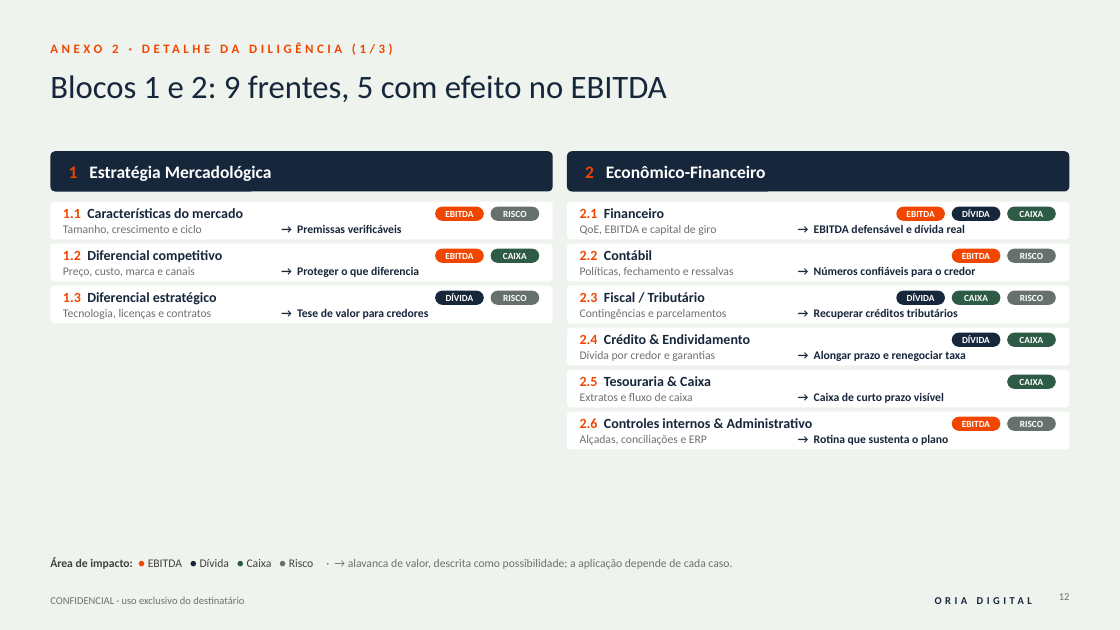
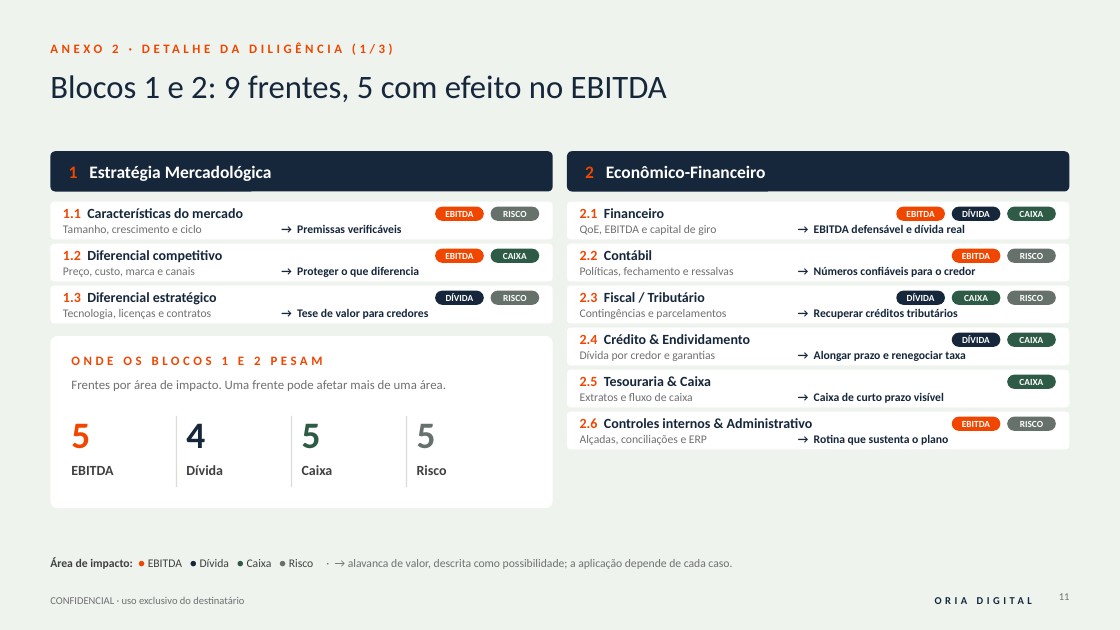
Before and after one commit to rodrigovaroto-wq/Oria-Digital, a slide deck: slide 11 of Apresentações/Business Plan Oria Digital/1_entrega/Business_Plan_Oria_Digital_v3.pptx (slide 12 before the commit). Drawn at 1120x630 pixels with LibreOffice and Linux fonts; fonts in the diff are those of the drawing. Boxes give left, top, right and bottom in pixels: in the first picture for what was removed or moved away, otherwise in the second. Text is boxed around its words. In the diff, an @@ line names an element or a change of style, - is before the commit and + after.

```diff
--- a/Apresentações/Business Plan Oria Digital/1_entrega/Business_Plan_Oria_Digital_v3.pptx
+++ b/Apresentações/Business Plan Oria Digital/1_entrega/Business_Plan_Oria_Digital_v3.pptx
@@ rounded rectangle added at bbox=[50, 336, 553, 508], fill #FFFFFF @@
@@ text added at bbox=[71, 356, 323, 365], 11 pt, text #F04600, bold @@
+ONDE OS BLOCOS 1 E 2 PESAM
@@ text added at bbox=[71, 380, 446, 391], 11 pt, text #707070 @@
+Frentes por área de impacto. Uma frente pode afetar mais de uma área.
@@ line added from (176, 416) to (176, 487), #D6DED6 1 pt @@
@@ line added from (292, 416) to (292, 487), #D6DED6 1 pt @@
@@ line added from (407, 416) to (407, 487), #D6DED6 1 pt @@
@@ text added at bbox=[71, 423, 90, 449], 32 pt, text #F04600, bold @@
+5
@@ text added at bbox=[186, 423, 205, 448], 32 pt, text #16263B, bold @@
+4
@@ text added at bbox=[302, 423, 321, 449], 32 pt, text #2E5B45, bold @@
+5
@@ text added at bbox=[417, 424, 436, 448], 32 pt, text #66716C, bold @@
+5
@@ text added at bbox=[71, 466, 113, 475], 12 pt, text #404040, bold @@
+EBITDA
@@ text added at bbox=[186, 465, 223, 475], 12 pt, text #404040, bold @@
+Dívida
@@ text added at bbox=[302, 465, 333, 475], 12 pt, text #404040, bold @@
+Caixa
@@ text added at bbox=[417, 465, 447, 475], 12 pt, text #404040, bold @@
+Risco
```
Also in this commit, not shown: 8 other slides changed, 1 slide removed, 24 other files.
